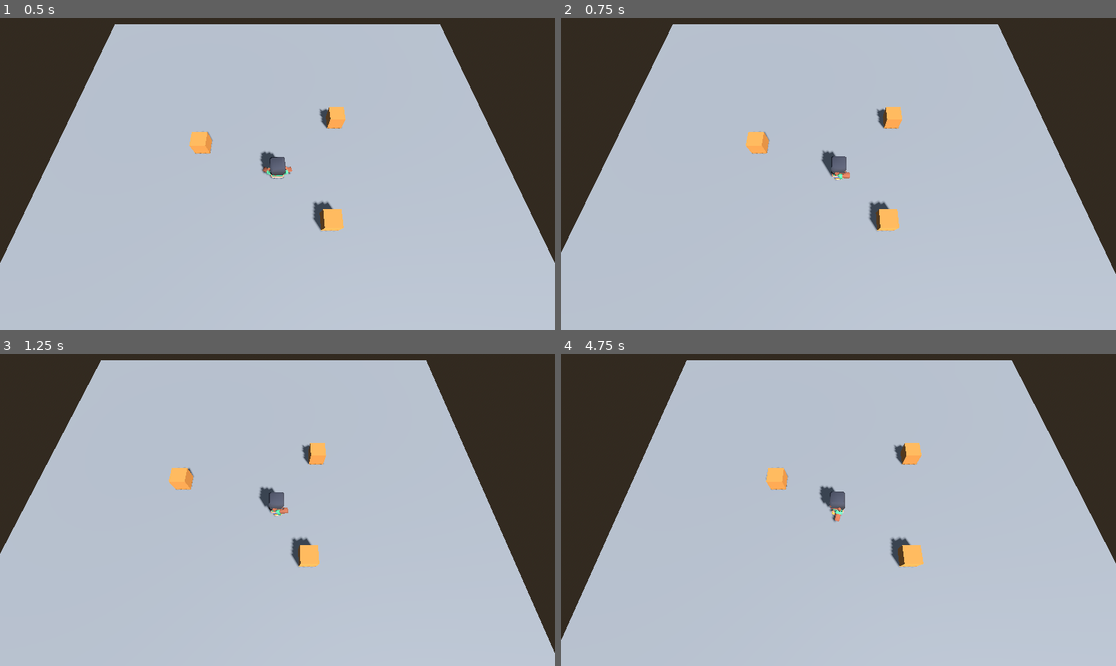
Above: before the commit, frames 1-4 (two rows, left to right).
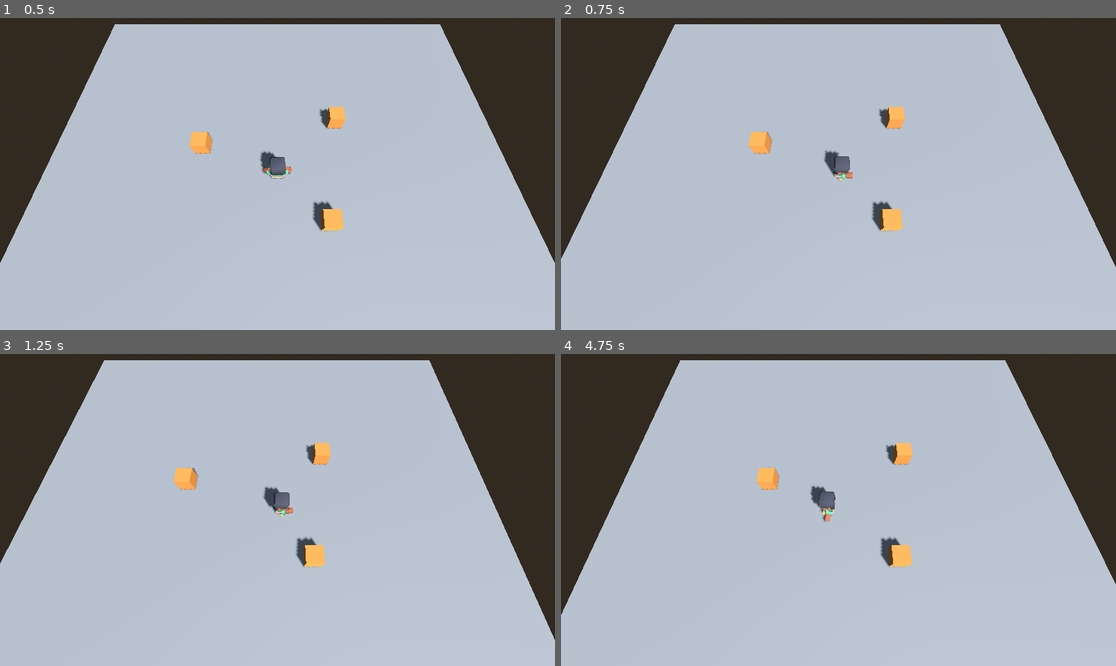
Above: after the commit, the same moments.

Repository: Tairacx/Pixel-dungeon-lite
Game: Godot game, scene res://main.tscn
The game is run twice, just before and just after one commit, with the same random seed, the same clock (stepped at 60 frames per second) and the same inputs.
Inputs (mouse positions are in pixels of both pictures, inside the frame that each line leads up to):
- Up to frame 1 (0.5 s): no input
- Up to frame 2 (0.75 s): tap Enter at 0.5 s; move the mouse to (960, 158) at 0.52 s; hold D (move_right) from 0.53 s (still down); hold Right mouse button (apuntar) from 0.53 s (still down)
- Up to frame 3 (1.25 s): keep holding D (move_right); keep holding Right mouse button (apuntar)
- Up to frame 4 (4.75 s): move the mouse to (727, 525) at 1.27 s; release D (move_right) at 1.28 s; release Right mouse button (apuntar) at 1.28 s; hold S (move_down) 1.28-2.03 s; tap Shift (correr) at 1.35, 2.85, 4.35 s; move the mouse to (894, 441) at 2.02 s; hold D (move_right) 2.03-2.78 s; hold Right mouse button (apuntar) 2.03-2.78 s; move the mouse to (810, 572) at 2.77 s; hold W (move_up) 2.78-3.53 s; move the mouse to (1005, 556) at 3.52 s; hold Right mouse button (apuntar) 3.53-4.28 s; hold A (move_left) from 3.53 s (still down); move the mouse to (672, 463) at 4.27 s

Frame 1 is identical in both runs. In frame 2, 1.4% of the frame differs, in the area x 0-100%, y 2-82%; in frame 3, 2.1%; in frame 4, 4.0%, in the area x 0-100%, y 2-92%.

Commit message:
T8 N2 - Tarea A - camara con suavizado

Diff:
--- a/camara_sigue.gd
+++ b/camara_sigue.gd
@@ -2,6 +2,7 @@
 
 @export var objetivo: Node3D
 @export var distancia = Vector3(0, 12, 5)
+@export var suavizado = 6.0
 
 
 func _ready():
@@ -11,8 +12,9 @@
 		objetivo.global_position)
 
 
-func _physics_process(_delta):
-	global_position = objetivo.global_position + distancia
+func _physics_process(delta):
+	var destino = objetivo.global_position + distancia
+	global_position = global_position.lerp(destino, suavizado * delta)
 
 	if _en_prueba() and Engine.get_physics_frames() % 30 == 0:
 		print("cámara ", global_position.snappedf(0.01))
